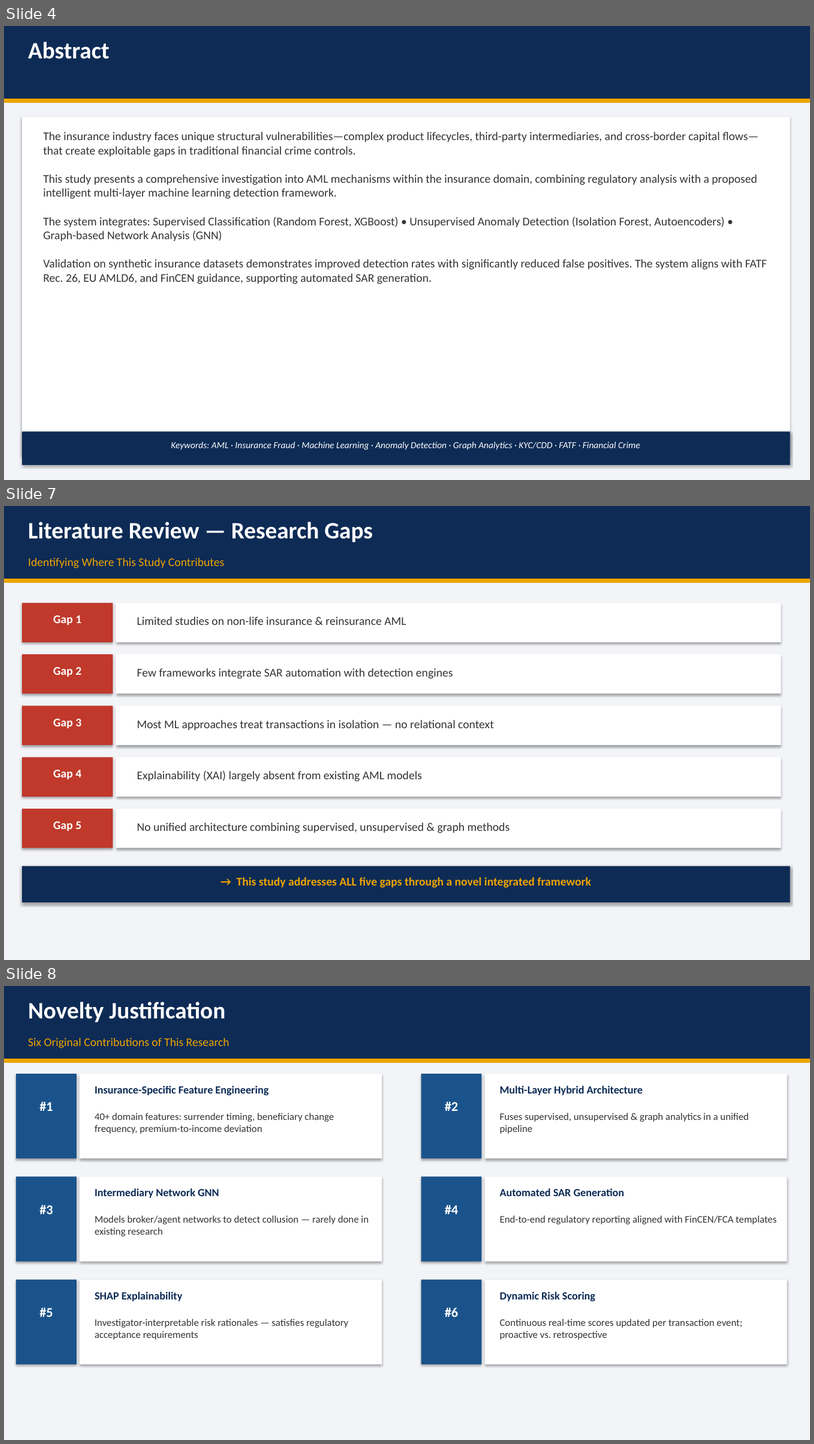
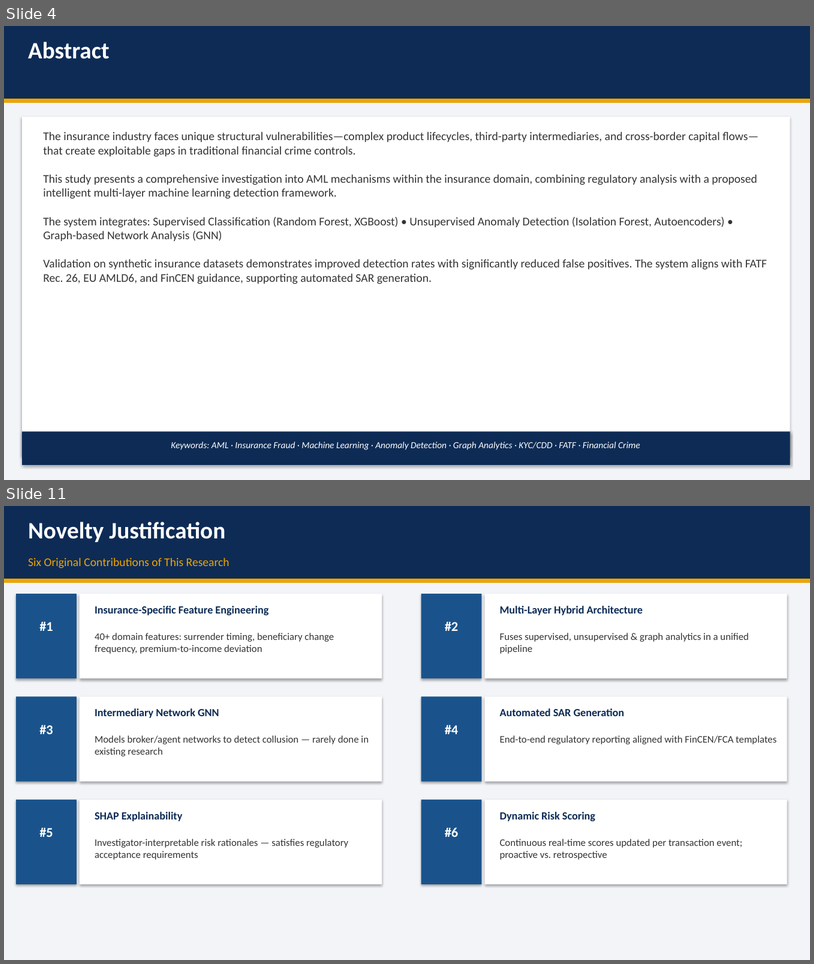
Before and after one commit to senthilsundars/hello-world, a slide deck: AML_Insurance_Presentation.pptx. Shown one above the other, each under a label of ours: slides 4, 7 and 8 before the commit, slides 4 and 11 after it; the slides between them are not shown. The pictures are 814x1444 and 814x964 pixels, drawn with LibreOffice and Linux fonts; fonts in the diff are those of the drawing. Boxes give left, top, right and bottom in pixels: in the first picture for what was removed or moved away, otherwise in the second. Text is boxed around its words. In the diff, an @@ line names an element or a change of style, - is before the commit and + after.

```diff
--- a/AML_Insurance_Presentation.pptx
+++ b/AML_Insurance_Presentation.pptx
@@ slide 7 removed at bbox=[4, 506, 810, 960], background #FFFFFF @@
@@ rectangle removed at bbox=[4, 506, 810, 579] @@
@@ text removed at bbox=[28, 522, 373, 542] @@
-Literature Review — Research Gaps
@@ text removed at bbox=[28, 558, 224, 568] @@
-Identifying Where This Study Contributes
@@ rectangle removed at bbox=[4, 579, 810, 583] @@
@@ rectangle removed at bbox=[4, 583, 810, 960] @@
@@ rectangle removed at bbox=[22, 603, 113, 642] @@
@@ rectangle removed at bbox=[116, 603, 782, 642] @@
@@ text removed at bbox=[53, 615, 81, 625] @@
-Gap 1
@@ text removed at bbox=[137, 616, 406, 625] @@
-Limited studies on non-life insurance & reinsurance AML
@@ rectangle removed at bbox=[22, 654, 113, 694] @@
@@ text removed at bbox=[53, 667, 81, 676] @@
-Gap 2
@@ rectangle removed at bbox=[116, 654, 782, 694] @@
@@ text removed at bbox=[137, 668, 453, 679] @@
-Few frameworks integrate SAR automation with detection engines
@@ rectangle removed at bbox=[22, 706, 113, 745] @@
@@ text removed at bbox=[53, 718, 81, 728] @@
-Gap 3
@@ rectangle removed at bbox=[116, 706, 782, 745] @@
@@ text removed at bbox=[137, 720, 494, 730] @@
-Most ML approaches treat transactions in isolation — no relational context
@@ rectangle removed at bbox=[22, 757, 113, 796] @@
@@ rectangle removed at bbox=[116, 757, 782, 796] @@
@@ text removed at bbox=[53, 769, 81, 779] @@
-Gap 4
@@ text removed at bbox=[137, 771, 422, 781] @@
-Explainability (XAI) largely absent from existing AML models
@@ rectangle removed at bbox=[22, 808, 113, 848] @@
@@ rectangle removed at bbox=[116, 808, 782, 848] @@
@@ text removed at bbox=[53, 821, 81, 831] @@
-Gap 5
@@ text removed at bbox=[137, 822, 510, 833] @@
-No unified architecture combining supervised, unsupervised & graph methods
@@ rectangle removed at bbox=[22, 866, 791, 902] @@
@@ text removed at bbox=[237, 877, 591, 888] @@
-→ This study addresses ALL five gaps through a novel integrated framework
@@ what was slide 8 is now slide 11 @@
```
Also in this commit, not shown: 6 slides changed, 6 slides added, 2 other slides removed.
